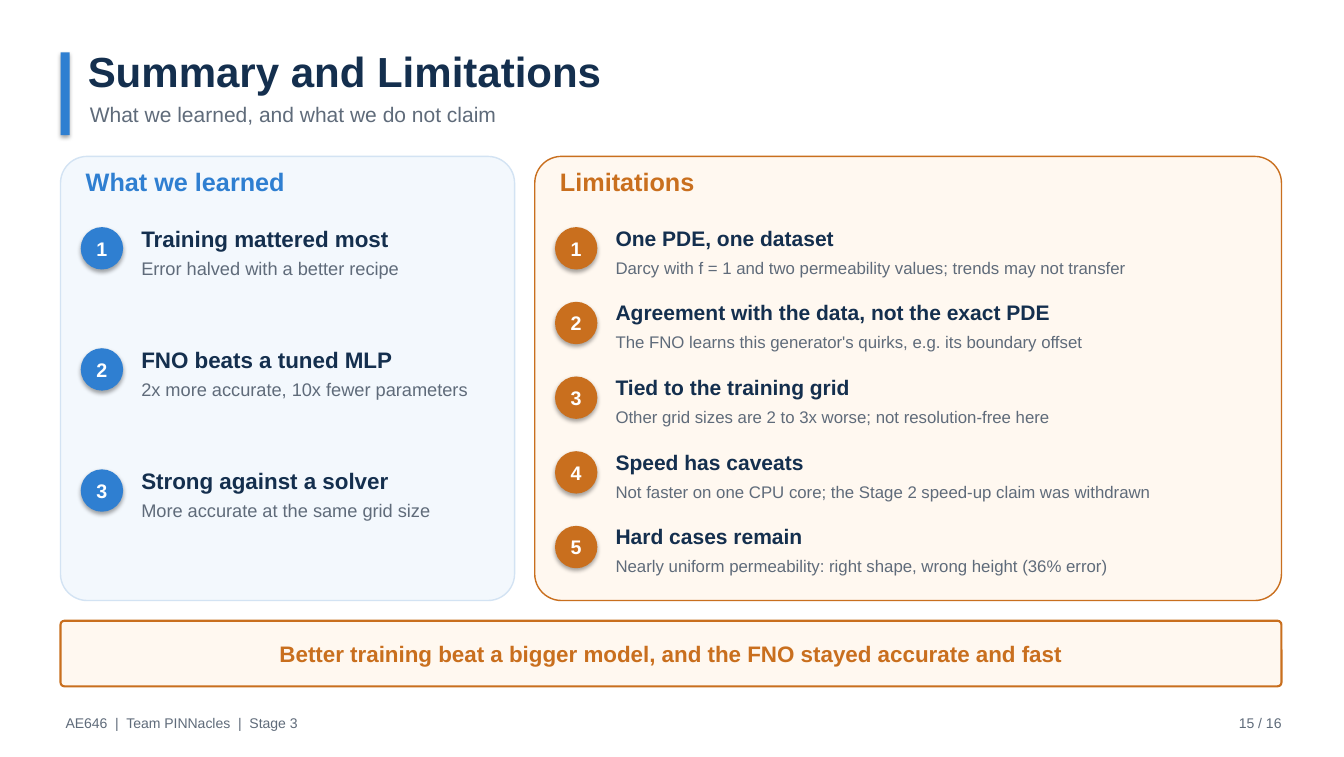
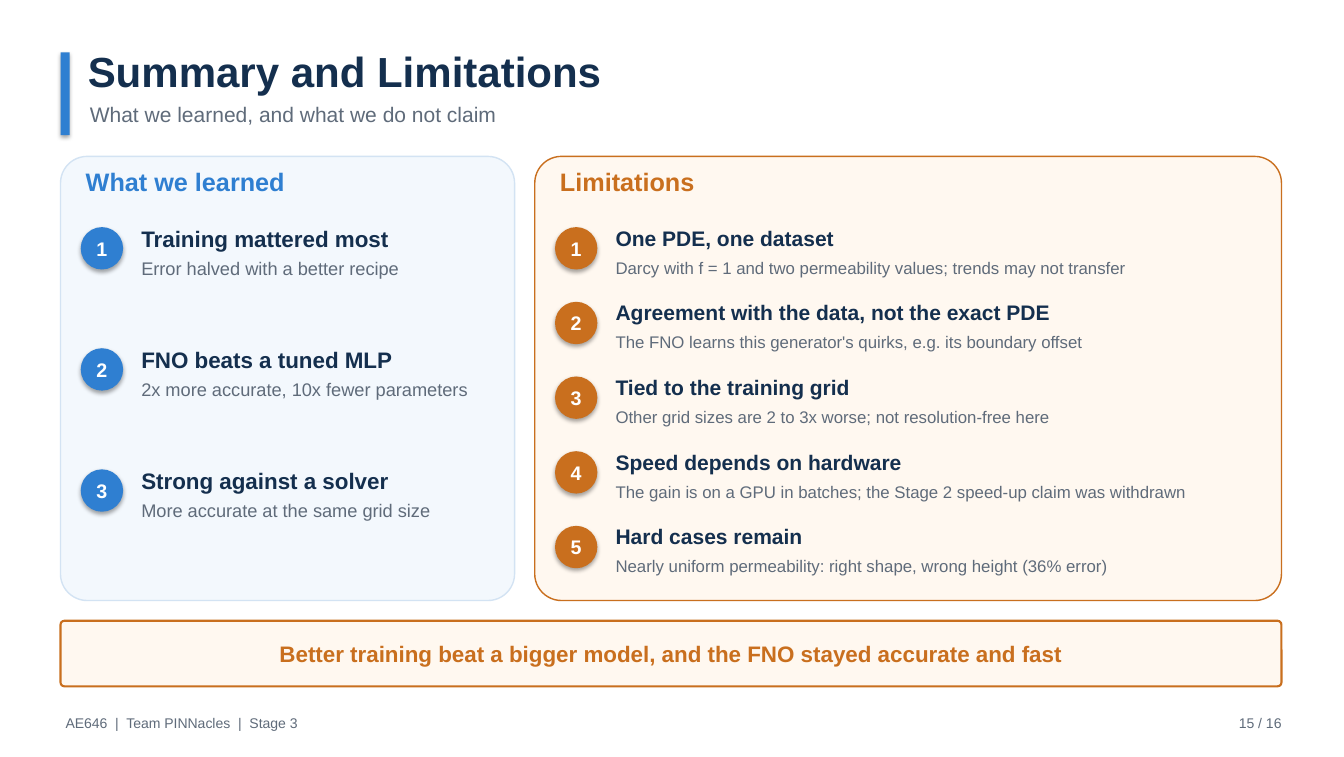
Before and after one commit to ARYAMANN7279/AE646-PINNacles, a slide deck: slide 15 of stage3/PINNacles_Stage3_FinalPresentation.pptx. Drawn at 1344x757 pixels with LibreOffice and Linux fonts; fonts in the diff are those of the drawing. Boxes give left, top, right and bottom in pixels: in the first picture for what was removed or moved away, otherwise in the second. Text is boxed around its words. In the diff, an @@ line names an element or a change of style, - is before the commit and + after.

```diff
--- a/stage3/PINNacles_Stage3_FinalPresentation.pptx
+++ b/stage3/PINNacles_Stage3_FinalPresentation.pptx
@@ text at [616, 454, 901, 474]: text changed @@
-Speed has caveats
+Speed depends on hardware
@@ text at [616, 486, 1186, 502]: text changed @@
-Not faster on one CPU core; the Stage 2 speed-up claim was withdrawn
+The gain is on a GPU in batches; the Stage 2 speed-up claim was withdrawn
```
Also in this commit, not shown: 1 other slide changed, 2 other files.
